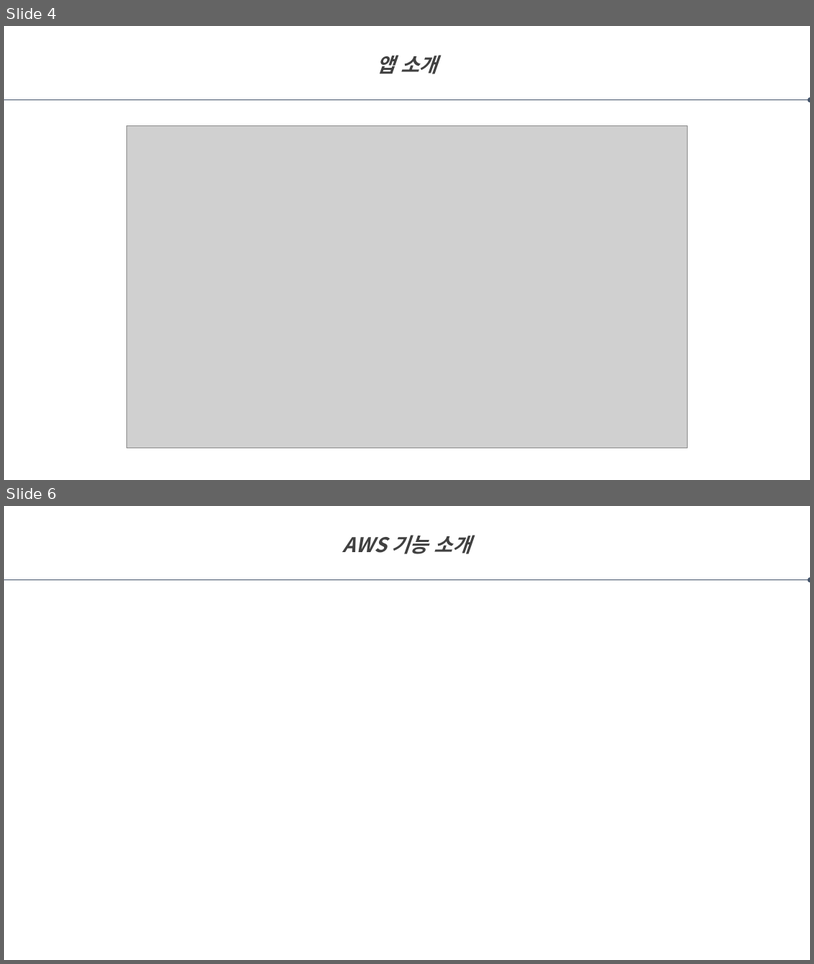
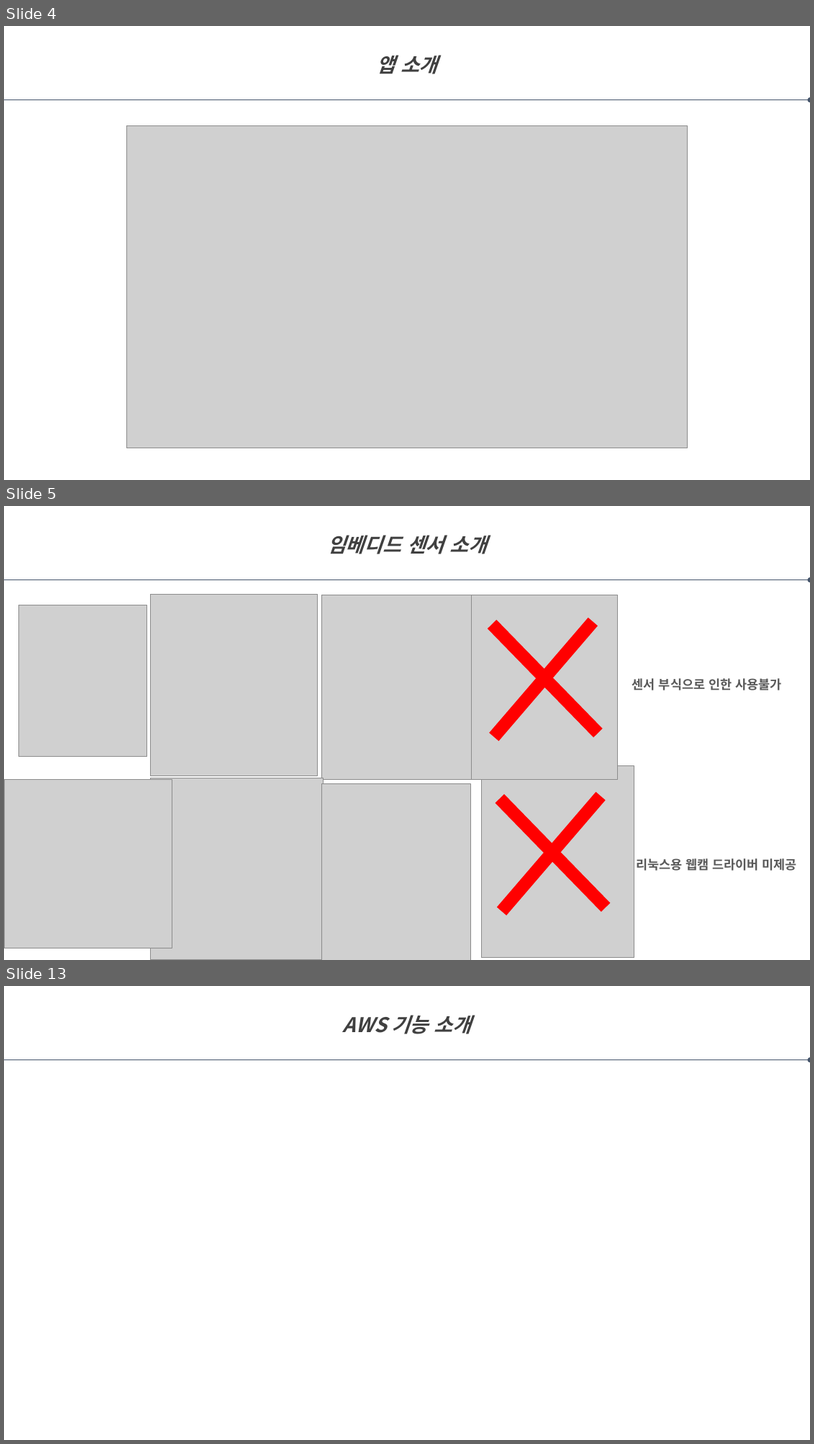
Before and after one commit to labory4302/SmartFarm, a slide deck: smartfarm.pptx. Shown one above the other, each under a label of ours: slides 4 and 6 before the commit, slides 4, 5 and 13 after it; the slides between them are not shown. The pictures are 814x964 and 814x1444 pixels, drawn with LibreOffice and Linux fonts; fonts in the diff are those of the drawing; grey boxes stand for pictures. Boxes give left, top, right and bottom in pixels: in the first picture for what was removed or moved away, otherwise in the second. Text is boxed around its words. In the diff, an @@ line names an element or a change of style, - is before the commit and + after.

Commit message:
1007_1421_KDH
PPT file

```diff
--- a/smartfarm.pptx
+++ b/smartfarm.pptx
@@ slide 5 added at box(4, 506, 810, 960), background #FFFFFF @@
@@ text added at box(327, 535, 487, 554), 24 pt, text #404040, bold, italic @@
+임베디드 센서 소개
@@ arrow added from (4, 580) to (810, 580), #44546A 0.5 pt @@
@@ picture added at box(18, 605, 147, 756) @@
@@ line added from (492, 624) to (599, 733), #FF0000 15 pt @@
@@ line added from (494, 736) to (593, 621), #FF0000 15 pt @@
@@ text added at box(633, 678, 782, 690), 15 pt, text #595959, bold @@
+센서 부식으로 인한 사용불가
@@ picture added at box(4, 780, 172, 947) @@
@@ group added at box(150, 595, 634, 960): 6 pictures @@
@@ line added from (500, 798) to (606, 907), #FF0000 15 pt @@
@@ line added from (502, 911) to (601, 795), #FF0000 15 pt @@
@@ text added at box(636, 858, 797, 870), 15 pt, text #595959, bold @@
+리눅스용 웹캠 드라이버 미제공
@@ what was slide 6 is now slide 13 @@
```
Also in this commit, not shown: 1 slide changed, 6 other slides added.
